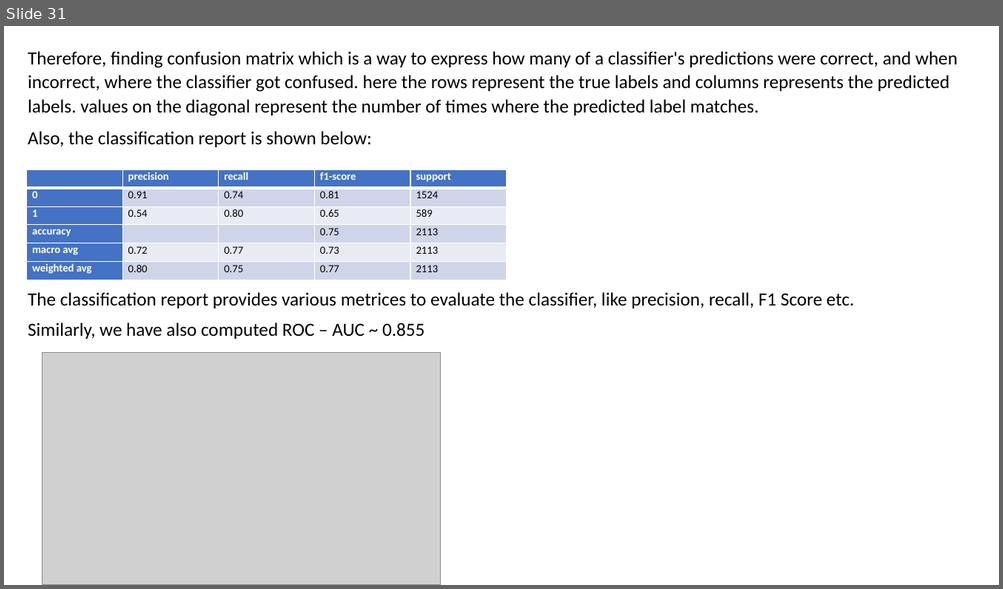
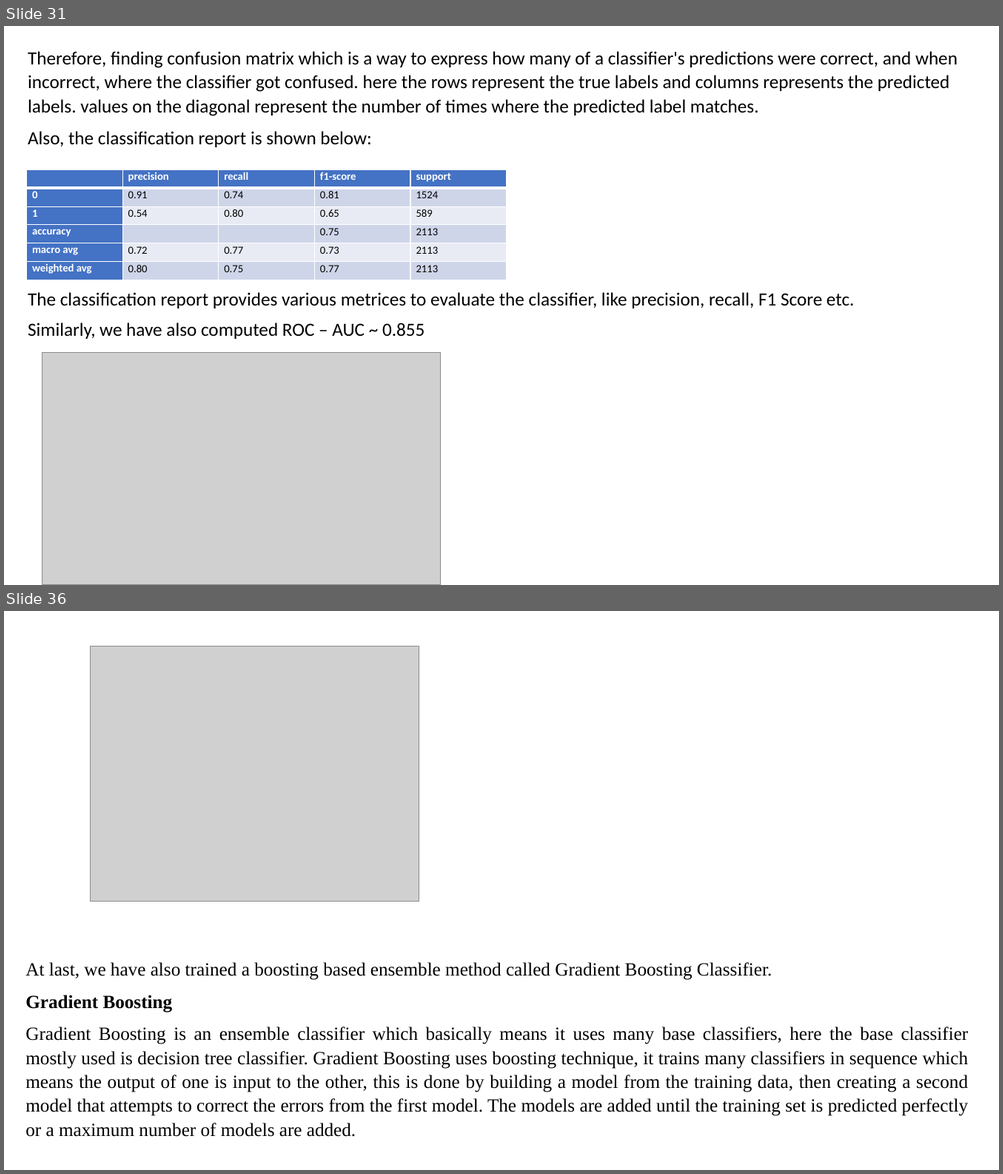
Before and after one commit to samarth-malhotra/Dissertation, a slide deck: Customer Churn Prediction in Telecom using Machine Learning.pptx. Shown one above the other, each under a label of ours: slide 31 before the commit, slides 31 and 36 after it; the slides between them are not shown. The pictures are 1003x589 and 1003x1174 pixels, drawn with LibreOffice and Linux fonts; fonts in the diff are those of the drawing; grey boxes stand for pictures. Boxes give left, top, right and bottom in pixels: in the first picture for what was removed or moved away, otherwise in the second. Text is boxed around its words. In the diff, an @@ line names an element or a change of style, - is before the commit and + after.

```diff
--- a/Customer Churn Prediction in Telecom using Machine Learning.pptx
+++ b/Customer Churn Prediction in Telecom using Machine Learning.pptx
@@ slide 36 added at box(4, 611, 999, 1170), background #FFFFFF @@
@@ picture added at box(91, 646, 419, 901) @@
@@ text added at box(25, 963, 968, 1137), 18 pt, text #000000 @@
+At last, we have also trained a boosting based ensemble method called Gradient Boosting Classifier.
+Gradient Boosting
+Gradient Boosting is an ensemble classifier which basically means it uses many base classifiers, here the base classifier mostly used is decision tree classifier. Gradient Boosting uses boosting technique, it trains many classifiers in sequence which means the output of one is input to the other, this is done by building a model from the training data, then creating a second model that attempts to correct the errors from the first model. The models are added until the training set is predicted perfectly or a maximum number of models are added.
```
Also in this commit, not shown: 3 slides changed, 12 other slides added, 3 other files.
